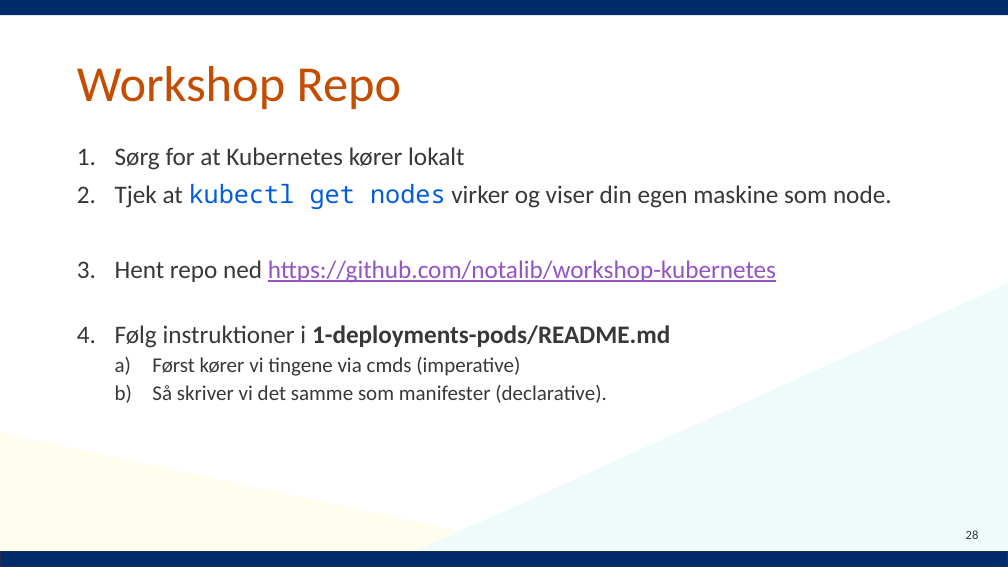
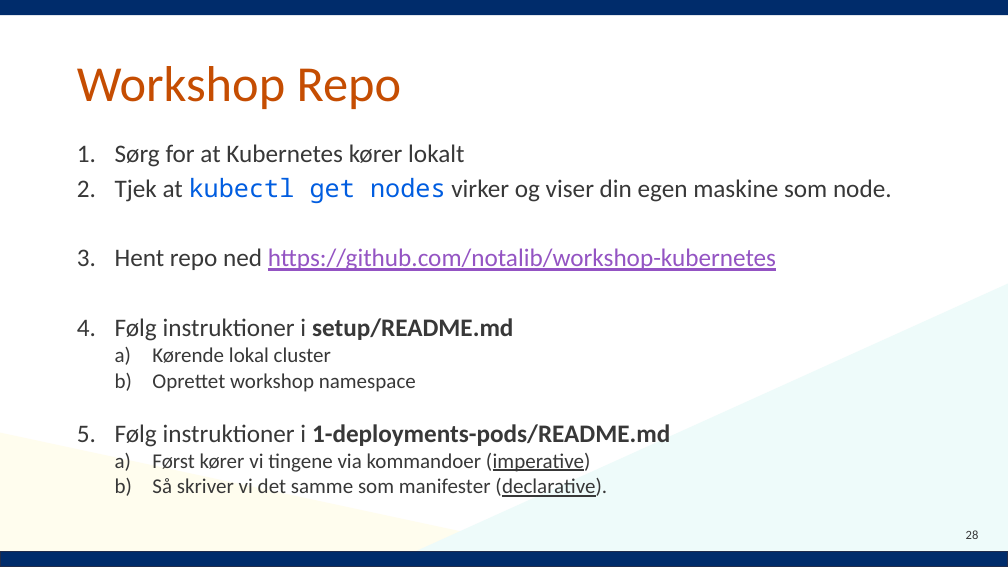
Before and after one commit to Notalib/workshop-kubernetes, a slide deck: slide 28 of Kubernetes_workshop.pptx. Drawn at 1008x567 pixels with LibreOffice and Linux fonts; fonts in the diff are those of the drawing; background and template pictures are left out. Boxes give left, top, right and bottom in pixels: in the first picture for what was removed or moved away, otherwise in the second. Text is boxed around its words. In the diff, an @@ line names an element or a change of style, - is before the commit and + after.

```diff
--- a/Kubernetes_workshop.pptx
+++ b/Kubernetes_workshop.pptx
@@ text at [115,144,892,497]: underline on in "(declarative)."; line spacing 0.9 to 0.8 @@
@@ text at [115,318,513,392]: paragraphs added @@
+4. Følg instruktioner i setup/README.md
+  a) Kørende lokal cluster
+  b) Oprettet workshop namespace
@@ text at [152,453,591,472]: text changed @@
-  a) Først kører vi tingene via cmds (imperative)
+  a) Først kører vi tingene via kommandoer (imperative)
```
Also in this commit, not shown: 3 other slides changed, 1 slide added, 1 slide removed.
